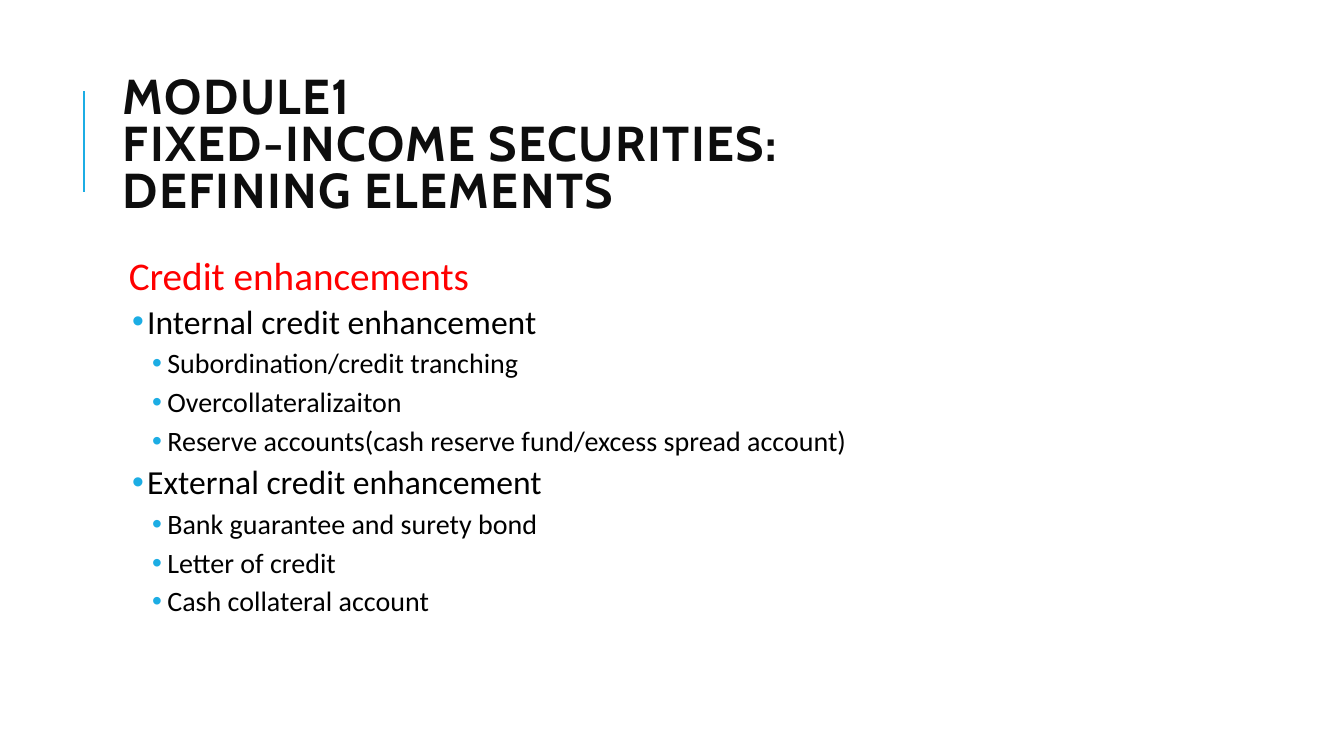
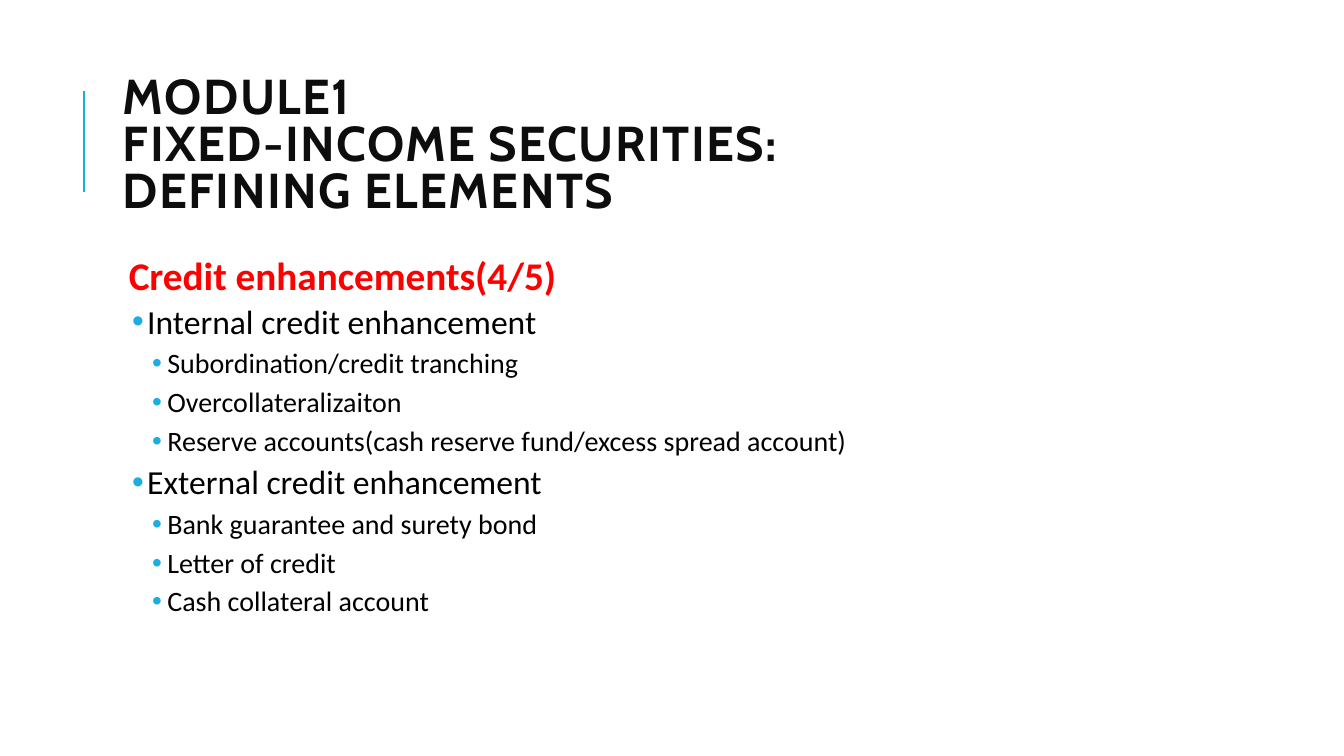
Before and after one commit to Isco0530/data, a slide deck: slide 16 of Fixed Income.pptx. Drawn at 1344x756 pixels with LibreOffice and Linux fonts; fonts in the diff are those of the drawing; background and template pictures are left out. Boxes give left, top, right and bottom in pixels: in the first picture for what was removed or moved away, otherwise in the second. Text is boxed around its words. In the diff, an @@ line names an element or a change of style, - is before the commit and + after.

```diff
--- a/Fixed Income.pptx
+++ b/Fixed Income.pptx
@@ text at (129, 261, 556, 296): text changed; bold on @@
-  Credit enhancements
+  Credit enhancements(4/5)
```
Also in this commit, not shown: 17 other slides changed, 8 slides added.
